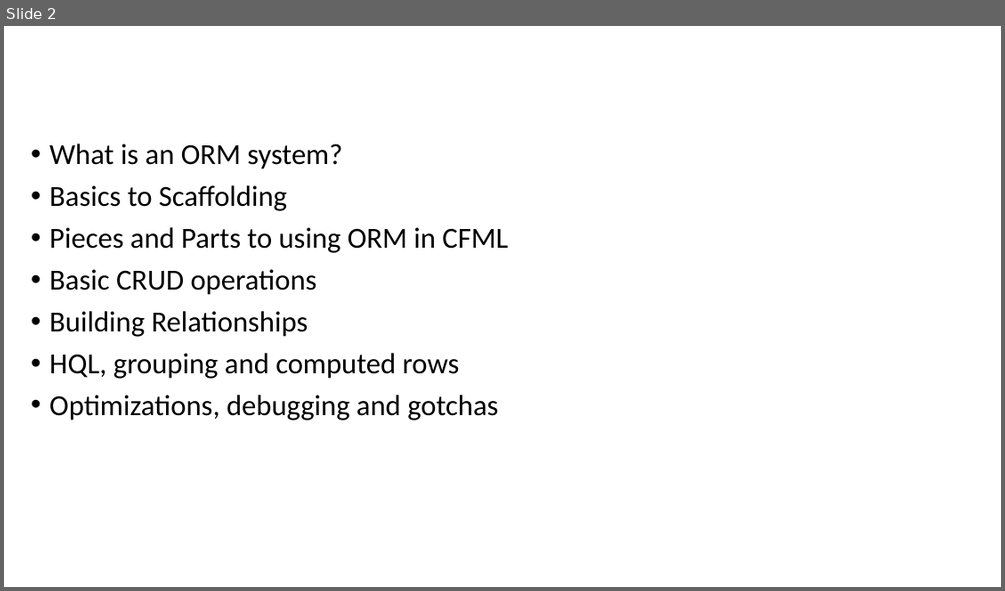
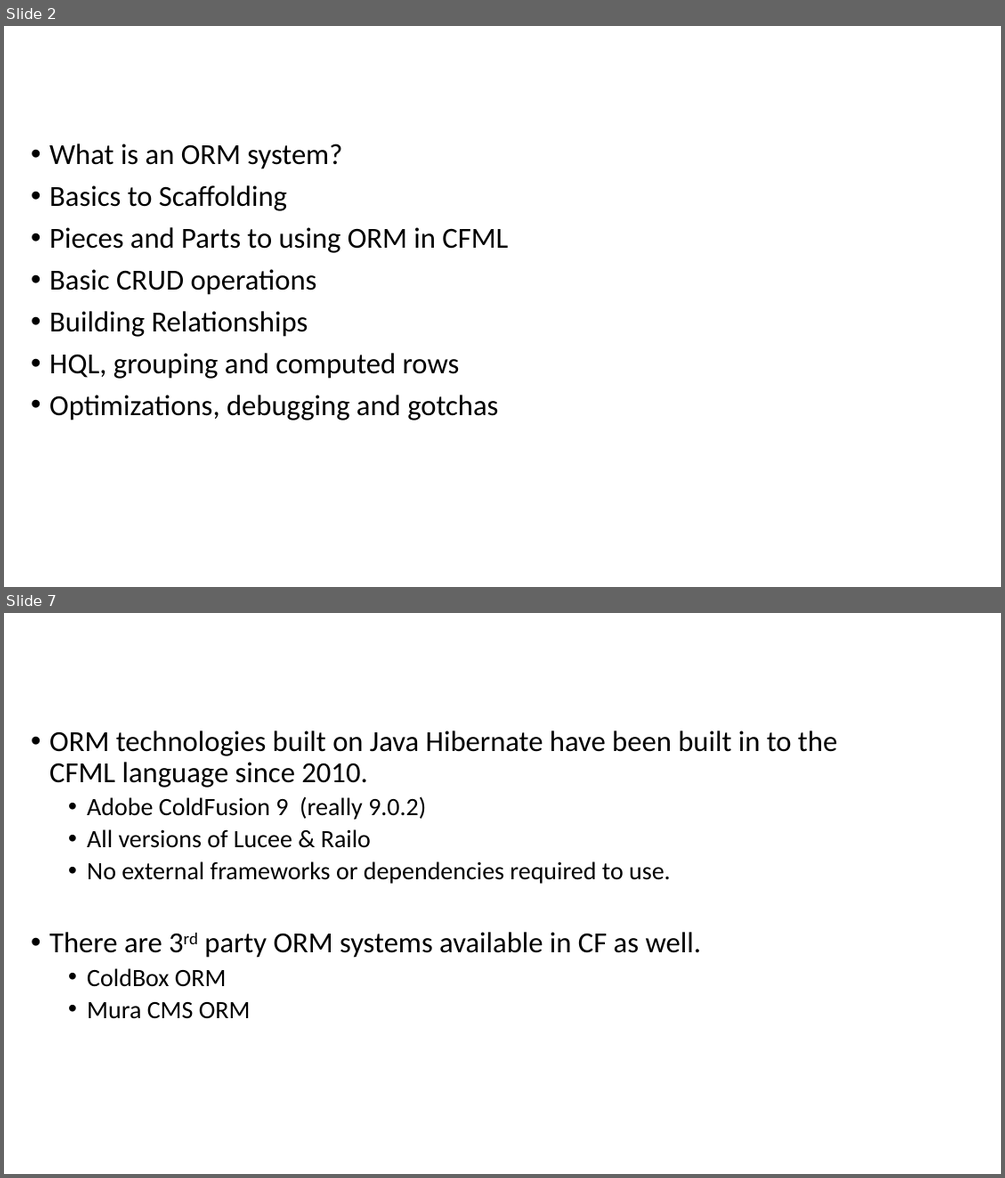
Before and after one commit to quetwo/orm-preso, a slide deck: Using ColdFusion ORM.pptx. Shown one above the other, each under a label of ours: slide 2 before the commit, slides 2 and 7 after it; the slides between them are not shown. The pictures are 1005x591 and 1005x1178 pixels, drawn with LibreOffice and Linux fonts; fonts in the diff are those of the drawing; background and template pictures are left out. Boxes give left, top, right and bottom in pixels: in the first picture for what was removed or moved away, otherwise in the second. Text is boxed around its words. In the diff, an @@ line names an element or a change of style, - is before the commit and + after.

```diff
--- a/Using ColdFusion ORM.pptx
+++ b/Using ColdFusion ORM.pptx
@@ slide 7 added at <box>4,613,1001,1174</box>, background picture (left out) @@
@@ title added at <box>4,613,887,692</box>, 44 pt, text #FFFFFF @@
+What is an ORM?
@@ text added at <box>49,730,837,1019</box>, 28 pt, text #000000 @@
+• ORM technologies built on Java Hibernate have been built in to the CFML language since 2010.
+  • Adobe ColdFusion 9 (really 9.0.2)
+  • All versions of Lucee & Railo
+  • No external frameworks or dependencies required to use.
+• There are 3rd party ORM systems available in CF as well.
+  • ColdBox ORM
+  • Mura CMS ORM
```
Also in this commit, not shown: 1 slide changed, 5 other slides added, 11 other files.
